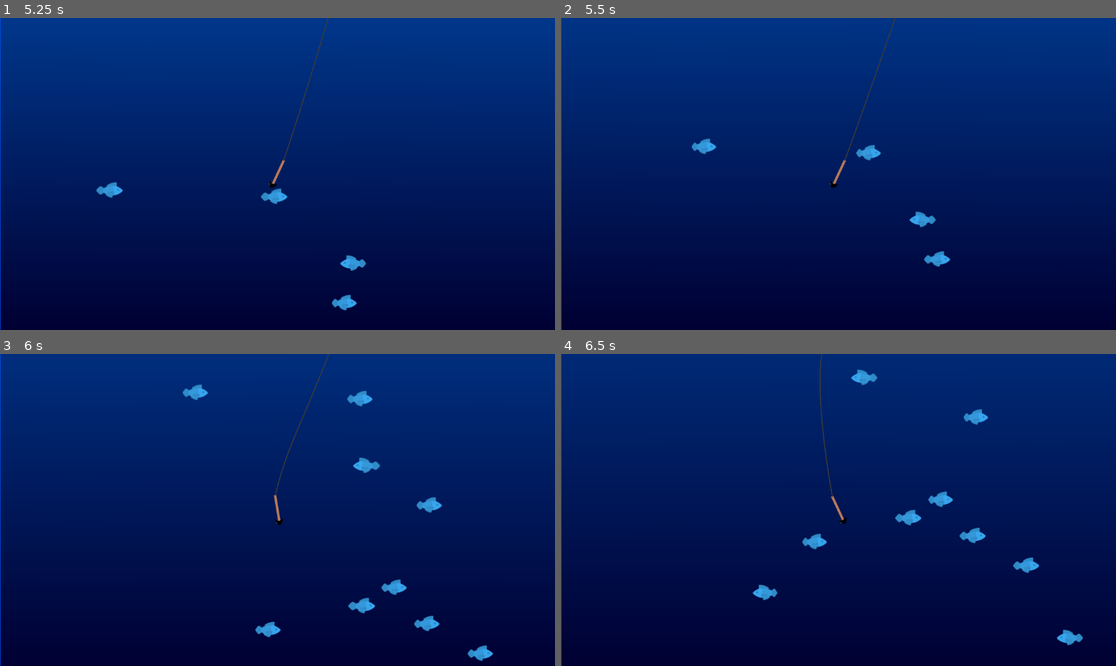
Above: before the commit, frames 1-4 (two rows, left to right).
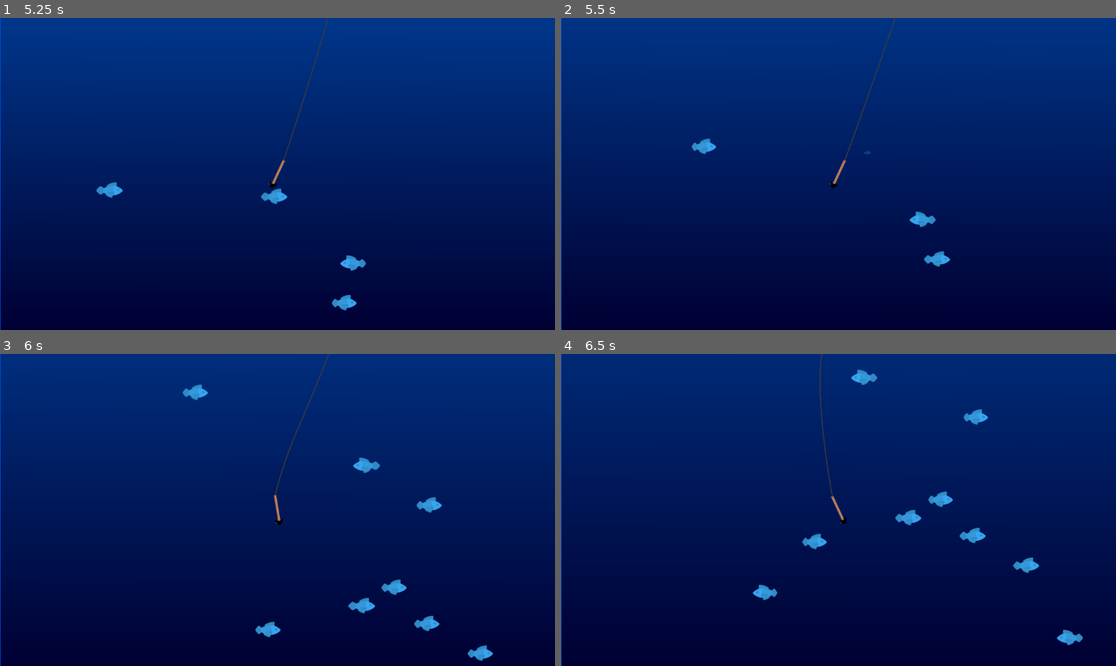
Above: after the commit, the same moments.

Repository: Duckslayer/Fishy
Game: Godot game, scene res://game.tscn
The game is run twice, just before and just after one commit, with the same random seed, the same clock (stepped at 60 frames per second) and the same inputs.
Inputs:
- Up to frame 1 (5.25 s): hold D (Right) 0.53-1.28 s; tap Space (Launch) every 0.75 s from 0.6 to 5.1 s; hold A (Left) 1.28-2.03 s; hold D (Right) 2.03-3.53 s; hold A (Left) from 3.53 s (still down)
- Up to frame 2 (5.5 s): keep holding A (Left)
- Up to frame 3 (6 s): release A (Left) at 5.78 s; hold D (Right) from 5.78 s (still down); tap Space (Launch) at 5.85 s
- Up to frame 4 (6.5 s): keep holding D (Right)

Frame 1 is identical in both runs. In frame 2, 0.1% of the frame differs, in the area x 53-58%, y 40-46%; in frame 3, 0.1%, in the area x 62-68%, y 11-17%; in frame 4, nothing differs.

Commit message:
Fish death animation basics

Diff:
--- a/fish/basic_fish.gd
+++ b/fish/basic_fish.gd
@@ -4,3 +4,30 @@
 	var direction = Vector2.from_angle(global_rotation)
 	var velocity = direction * speed
 	position += velocity * delta
+
+func _on_death_timer_timeout() -> void:
+	queue_free()
+
+
+func _on_body_entered(body: Node2D) -> void:
+	die()
+
+func die():
+	# Disable collisions immediately so it can't be hit twice
+	collision_layer = 0
+	collision_mask = 0
+
+	# Stop the swim animation
+	$AnimationPlayer.stop()
+
+	# Create a "Death" tween
+	var tween = create_tween().set_parallel(true)
+
+	# Try targeting the Sprite directly for the fade
+	# and use the full Vector2 for scale
+	tween.tween_property($Appearance, "modulate", Color(1, 1, 1, 0), 0.3)
+	tween.tween_property($Appearance, "scale", Vector2.ZERO, 0.3)
+
+	tween.finished.connect(func():
+		queue_free()
+	)
--- a/fish/basic_fish.tscn
+++ b/fish/basic_fish.tscn
@@ -58,6 +58,7 @@
 }
 
 [node name="BasicFish" type="Area2D" unique_id=1449353936]
+collision_mask = 2
 script = ExtResource("1_sgogb")
 
 [node name="CollisionShape2D" type="CollisionShape2D" parent="." unique_id=1110782290]
@@ -65,8 +66,10 @@
 shape = SubResource("CapsuleShape2D_pxh1u")
 
 [node name="Appearance" type="Node2D" parent="." unique_id=1612962280]
+unique_name_in_owner = true
 
 [node name="Tail" type="Sprite2D" parent="Appearance" unique_id=1592144195]
+unique_name_in_owner = true
 position = Vector2(-10.999999, 0)
 texture = ExtResource("1_jx7ej")
 offset = Vector2(-10, 0)
@@ -74,12 +77,22 @@
 region_rect = Rect2(0, 0, 20, 64)
 
 [node name="Body" type="Sprite2D" parent="Appearance" unique_id=798317034]
+unique_name_in_owner = true
 position = Vector2(10, 0)
 texture = ExtResource("1_jx7ej")
 region_enabled = true
 region_rect = Rect2(20, 0, 44, 64)
 
 [node name="AnimationPlayer" type="AnimationPlayer" parent="." unique_id=2055299123]
+unique_name_in_owner = true
 root_node = NodePath("../Appearance")
 libraries/ = SubResource("AnimationLibrary_12uvg")
 autoplay = &"swim"
+
+[node name="DeathTimer" type="Timer" parent="." unique_id=364608433]
+wait_time = 30.0
+one_shot = true
+
+[connection signal="area_entered" from="." to="." method="_on_area_entered"]
+[connection signal="body_entered" from="." to="." method="_on_body_entered"]
+[connection signal="timeout" from="DeathTimer" to="." method="_on_death_timer_timeout"]
--- a/harpoon/harpoon.tscn
+++ b/harpoon/harpoon.tscn
@@ -27,6 +27,7 @@
 collision_mode = 2
 
 [node name="Harpoon" type="CharacterBody2D" unique_id=2066894074]
+collision_layer = 2
 script = ExtResource("1_yxyyu")
 
 [node name="Sprite2D" type="Sprite2D" parent="." unique_id=167270550]
--- a/project.godot
+++ b/project.godot
@@ -45,6 +45,11 @@
 ]
 }
 
+[layer_names]
+
+2d_physics/layer_1="Fish"
+2d_physics/layer_2="Harpoon"
+
 [physics]
 
 2d/solver/solver_iterations=30
